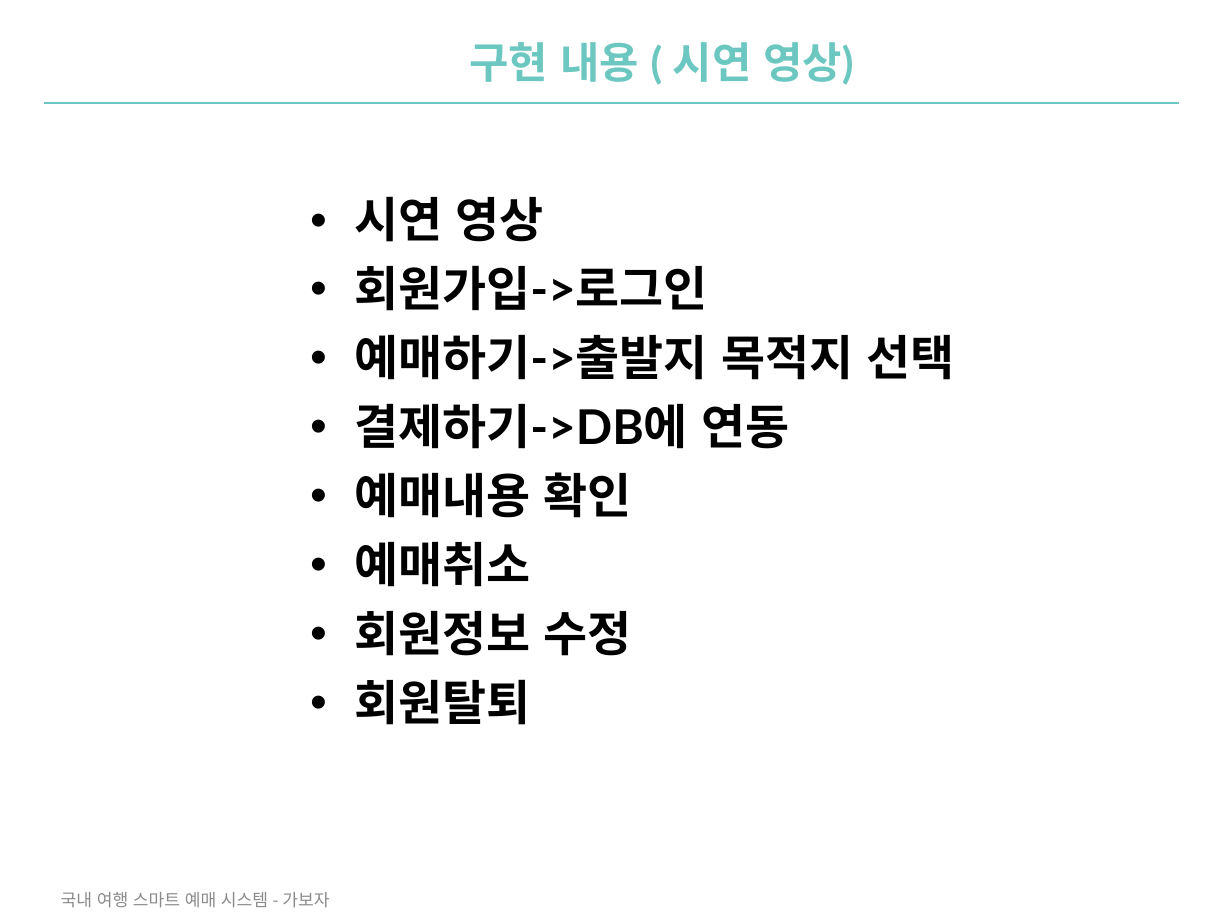
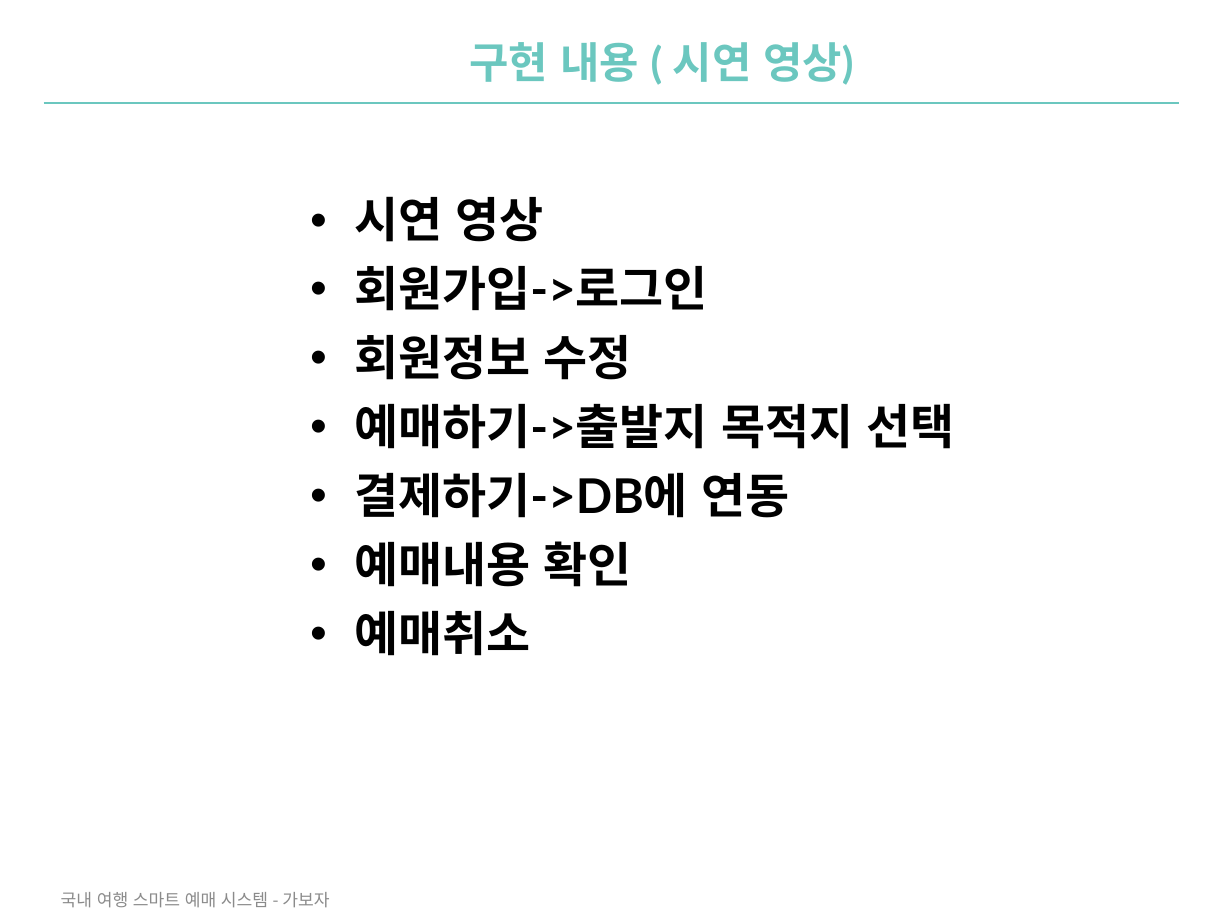
Before and after one commit to 2019-SMHRD-Deep3/JAVA_PROJECT, a slide deck: slide 15 of DOCUMENT/가보자 ppt final.pptx. Drawn at 1232x924 pixels with LibreOffice and Linux fonts; fonts in the diff are those of the drawing. Boxes give left, top, right and bottom in pixels: in the first picture for what was removed or moved away, otherwise in the second. Text is boxed around its words. In the diff, an @@ line names an element or a change of style, - is before the commit and + after.

```diff
--- a/DOCUMENT/가보자 ppt final.pptx
+++ b/DOCUMENT/가보자 ppt final.pptx
@@ text at (x1=354, y1=335, x2=632, y2=380): paragraph added @@
+• 회원정보 수정
@@ text at (x1=354, y1=611, x2=632, y2=725): paragraphs removed @@
-• 회원정보 수정
-• 회원탈퇴
```
Also in this commit, not shown: 1 other slide changed.
